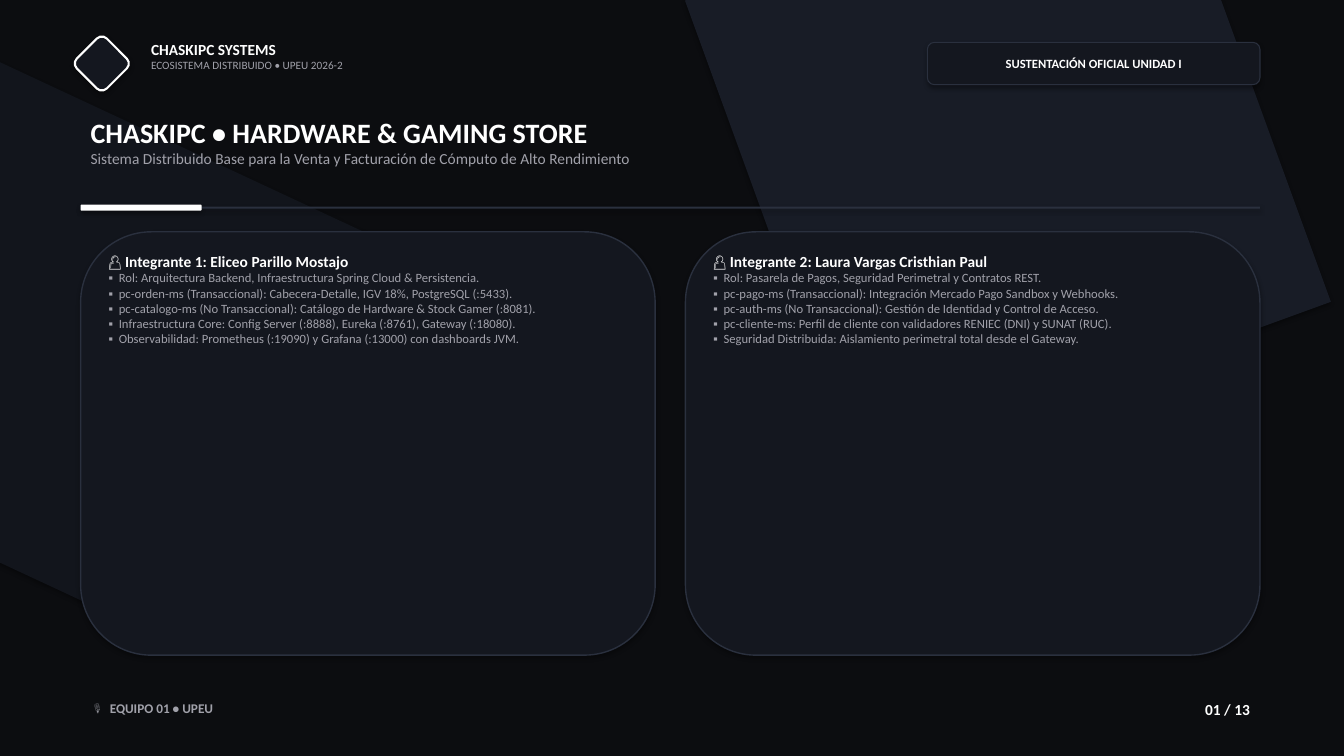
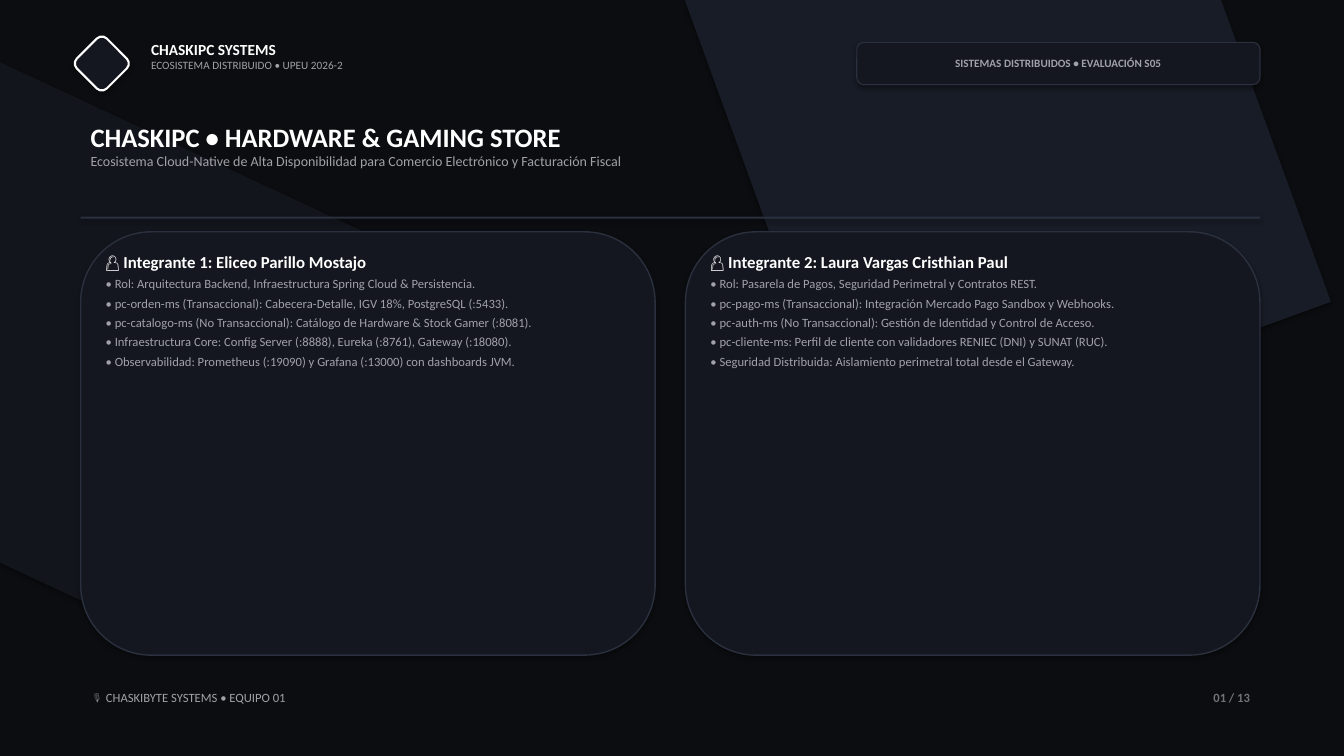
Before and after one commit to jaisesasaki24-cloud/ChaskiByte-Systems, a slide deck: slide 1 of presentacion.pptx. Drawn at 1344x756 pixels with LibreOffice and Linux fonts; fonts in the diff are those of the drawing. Boxes give left, top, right and bottom in pixels: in the first picture for what was removed or moved away, otherwise in the second. Text is boxed around its words. In the diff, an @@ line names an element or a change of style, - is before the commit and + after.

```diff
--- a/presentacion.pptx
+++ b/presentacion.pptx
@@ rounded rectangle "SISTEMAS DISTRIBUIDOS • EVALUACIÓN S05": place and size @@
-rounded rectangle "SISTEMAS DISTRIBUIDOS • EVALUACIÓN S05" at [928, 42, 1260, 85]
+rounded rectangle "SISTEMAS DISTRIBUIDOS • EVALUACIÓN S05" at [857, 42, 1260, 85]
@@ text in rounded rectangle at [955, 58, 1161, 67]: text changed; size 9 to 8 pt; text colour #FFFFFF to #A1A1AA @@
-SUSTENTACIÓN OFICIAL UNIDAD I
+SISTEMAS DISTRIBUIDOS • EVALUACIÓN S05
@@ text at [91, 129, 561, 147]: size 20 to 19 pt in "CHASKIPC • HARDWARE & GAMING STORE" @@
@@ text at [91, 156, 621, 168]: text changed; size 11 to 10 pt @@
-Sistema Distribuido Base para la Venta y Facturación de Cómputo de Alto Rendimiento
+Ecosistema Cloud-Native de Alta Disponibilidad para Comercio Electrónico y Facturación Fiscal
@@ rounded rectangle removed at [81, 205, 202, 211] @@
@@ rectangle: place and size @@
-rectangle at [81, 207, 1260, 209]
+rectangle at [81, 217, 1260, 219]
@@ text at [123, 256, 366, 271]: size 11 to 12 pt in "👤 Integrante 1: Eliceo Parillo Mostajo" @@
@@ text at [728, 256, 1008, 271]: size 11 to 12 pt in "👤 Integrante 2: Laura Vargas Cristhian Paul" @@
@@ text at [115, 279, 532, 368]: text changed @@
-▪ Rol: Arquitectura Backend, Infraestructura Spring Cloud & Persistencia.
-▪ pc-orden-ms (Transaccional): Cabecera-Detalle, IGV 18%, PostgreSQL (:5433).
-▪ pc-catalogo-ms (No Transaccional): Catálogo de Hardware & Stock Gamer (:8081).
-▪ Infraestructura Core: Config Server (:8888), Eureka (:8761), Gateway (:18080).
-▪ Observabilidad: Prometheus (:19090) y Grafana (:13000) con dashboards JVM.
+• Rol: Arquitectura Backend, Infraestructura Spring Cloud & Persistencia.
+• pc-orden-ms (Transaccional): Cabecera-Detalle, IGV 18%, PostgreSQL (:5433).
+• pc-catalogo-ms (No Transaccional): Catálogo de Hardware & Stock Gamer (:8081).
+• Infraestructura Core: Config Server (:8888), Eureka (:8761), Gateway (:18080).
+• Observabilidad: Prometheus (:19090) y Grafana (:13000) con dashboards JVM.
@@ text at [720, 279, 1114, 368]: text changed @@
-▪ Rol: Pasarela de Pagos, Seguridad Perimetral y Contratos REST.
-▪ pc-pago-ms (Transaccional): Integración Mercado Pago Sandbox y Webhooks.
-▪ pc-auth-ms (No Transaccional): Gestión de Identidad y Control de Acceso.
-▪ pc-cliente-ms: Perfil de cliente con validadores RENIEC (DNI) y SUNAT (RUC).
-▪ Seguridad Distribuida: Aislamiento perimetral total desde el Gateway.
+• Rol: Pasarela de Pagos, Seguridad Perimetral y Contratos REST.
+• pc-pago-ms (Transaccional): Integración Mercado Pago Sandbox y Webhooks.
+• pc-auth-ms (No Transaccional): Gestión de Identidad y Control de Acceso.
+• pc-cliente-ms: Perfil de cliente con validadores RENIEC (DNI) y SUNAT (RUC).
+• Seguridad Distribuida: Aislamiento perimetral total desde el Gateway.
@@ text "01 / 13": place and size @@
-text "01 / 13" at [1205, 705, 1250, 715]
+text "01 / 13" at [1213, 694, 1250, 702]
@@ text "01 / 13" at [1213, 694, 1250, 702]: size 11 to 9 pt, text colour #FFFFFF to #71717A @@
@@ text at [106, 694, 286, 704]: text changed; size 9.5 to 9 pt; bold off @@
-🎙️ EQUIPO 01 • UPEU
+🎙️ CHASKIBYTE SYSTEMS • EQUIPO 01
```
Also in this commit, not shown: 12 other slides changed, 2 other files.
